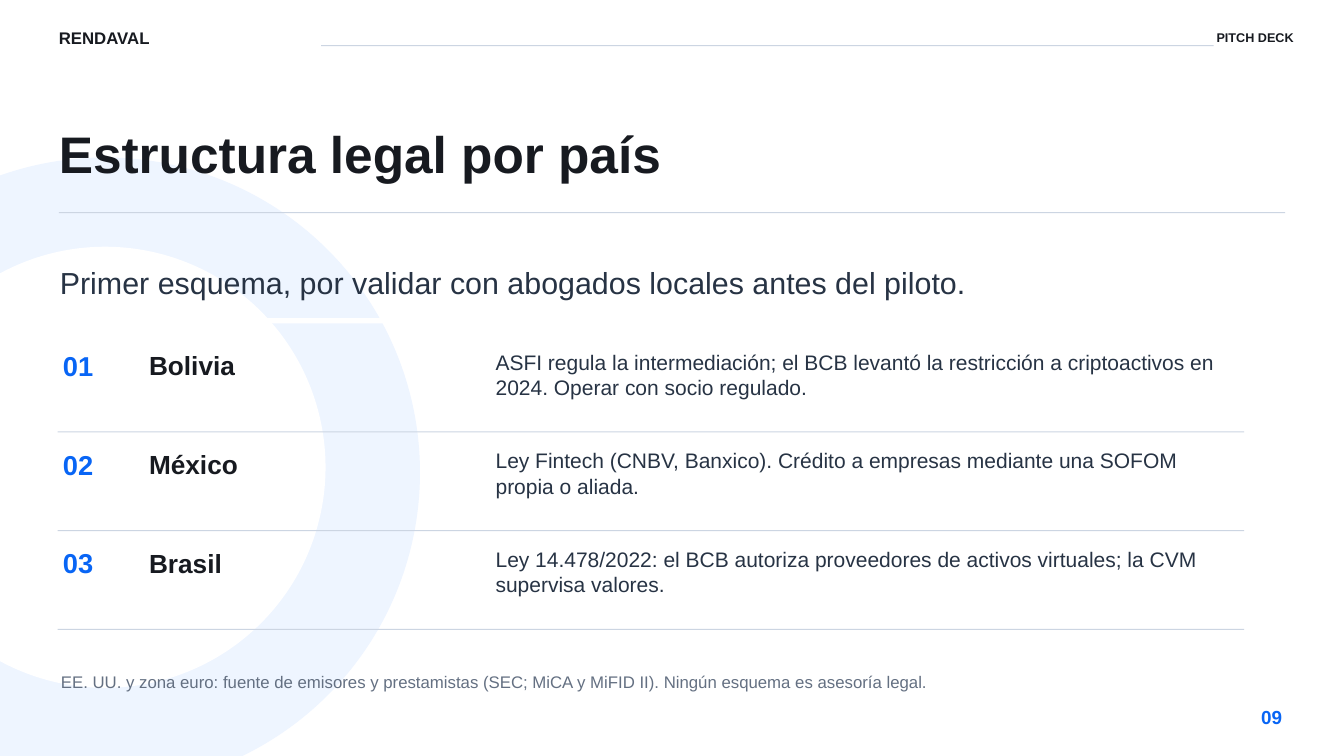
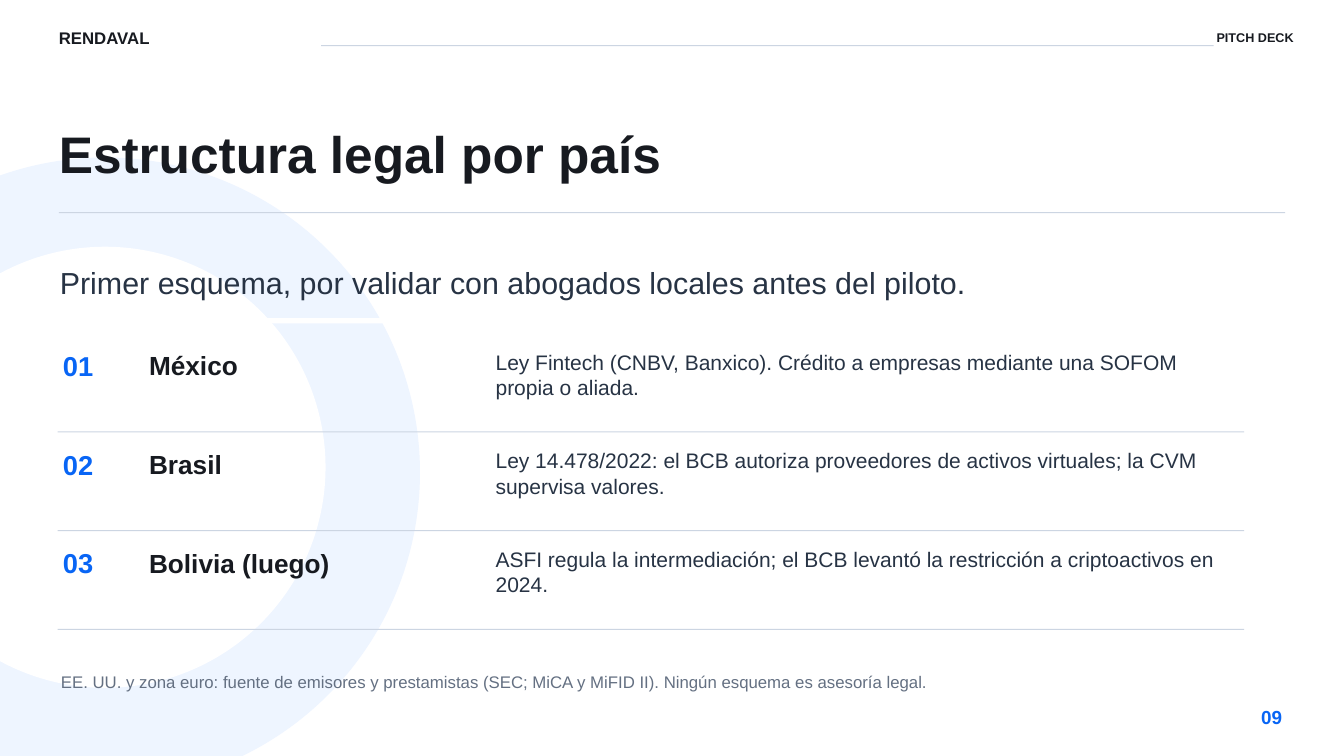
Before and after one commit to JJJRLP/RENDAVAL, a slide deck: slide 9 of docs/pitch/Rendaval-pitch-v3.pptx. Drawn at 1344x756 pixels with LibreOffice and Linux fonts; fonts in the diff are those of the drawing. Boxes give left, top, right and bottom in pixels: in the first picture for what was removed or moved away, otherwise in the second. Text is boxed around its words. In the diff, an @@ line names an element or a change of style, - is before the commit and + after.

```diff
--- a/docs/pitch/Rendaval-pitch-v3.pptx
+++ b/docs/pitch/Rendaval-pitch-v3.pptx
@@ text "Brasil": place and size @@
-text "Brasil" at box(149, 554, 222, 574)
+text "Brasil" at box(149, 455, 222, 475)
@@ 3 texts: place and size @@
-3 texts at box(149, 452, 1197, 597)
+3 texts at box(149, 354, 1197, 498)
@@ text at box(149, 554, 329, 579): text changed @@
-Bolivia
+Bolivia (luego)
@@ text at box(496, 551, 1213, 592): text changed @@
-ASFI regula la intermediación; el BCB levantó la restricción a criptoactivos en 2024. Operar con socio regulado.
+ASFI regula la intermediación; el BCB levantó la restricción a criptoactivos en 2024.
```
Also in this commit, not shown: 4 other slides changed, 1 slide removed, 13 other files.
